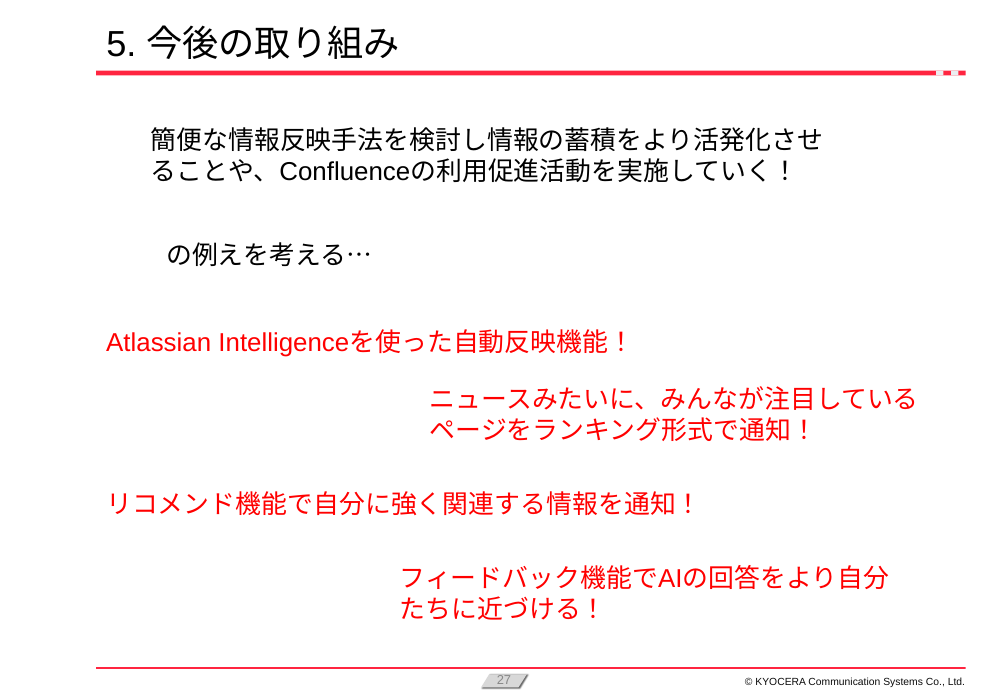
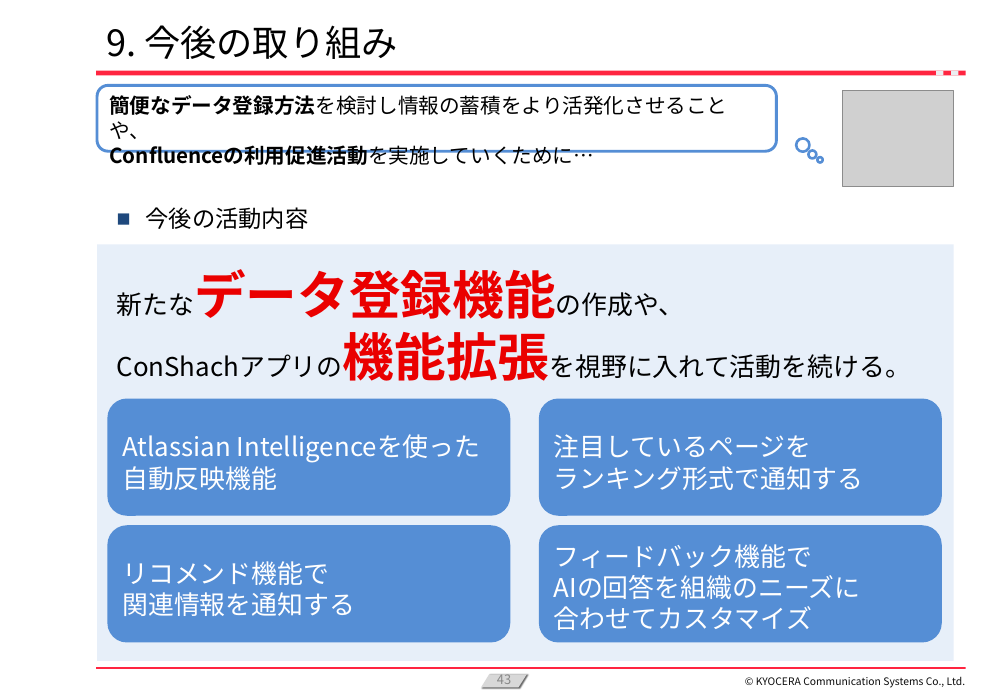
Before and after one commit to KanataOsako/SCSA, a slide deck: slide 43 of src/研究レポート/業務改善【大迫かなた】2024年予選会資料.pptx (slide 27 before the commit). Drawn at 1008x698 pixels with LibreOffice and Linux fonts; fonts in the diff are those of the drawing; grey boxes stand for pictures; background and template pictures are left out. Boxes give left, top, right and bottom in pixels: in the first picture for what was removed or moved away, otherwise in the second. Text is boxed around its words. In the diff, an @@ line names an element or a change of style, - is before the commit and + after.

```diff
--- a/src/研究レポート/業務改善【大迫かなた】2024年予選会資料.pptx
+++ b/src/研究レポート/業務改善【大迫かなた】2024年予選会資料.pptx
@@ title at [106,25,398,59]: text changed; font Arial to Noto Sans CJK JP @@
-5. 今後の取り組み
+9. 今後の取り組み
@@ rounded rectangle "簡便なデータ登録方法を検討し情報の蓄積をより活発化させることや、": place and size @@
-rounded rectangle "簡便なデータ登録方法を検討し情報の蓄積をより活発化させることや、" at [151,127,824,182]
+rounded rectangle "簡便なデータ登録方法を検討し情報の蓄積をより活発化させることや、" at [97,86,776,152]
@@ rounded rectangle "簡便なデータ登録方法を検討し情報の蓄積をより活発化させることや、" at [97,86,776,152]: fill none to #FFFFFF; outline none to #558ED5 2.25 pt @@
@@ text in rounded rectangle at [109,95,727,165]: text changed; size 20 to 16 pt; font Arial to Noto Sans CJK JP @@
-簡便な情報反映手法を検討し情報の蓄積をより活発化させることや、Confluenceの利用促進活動を実施していく！
+簡便なデータ登録方法を検討し情報の蓄積をより活発化させることや、
+Confluenceの利用促進活動を実施していくために…
@@ picture added at [842,91,954,186] @@
@@ ellipse added at [797,139,810,152], outline #558ED5 2 pt @@
@@ ellipse added at [809,151,817,159], outline #558ED5 2 pt @@
@@ ellipse added at [818,157,824,163], outline #558ED5 2 pt @@
@@ text added at [146,207,309,229], 18 pt, text #000000 @@
+■ 今後の活動内容
@@ rectangle added at [97,245,954,662], fill #E7EFF9 @@
@@ text removed at [166,242,372,266] @@
-の例えを考える…
@@ text added at [194,269,911,378], 20 pt, text #000000 @@
+新たなデータ登録機能の作成や、
+ConShachアプリの機能拡張を視野に入れて活動を続ける。
@@ text removed at [106,330,634,357] @@
-Atlassian Intelligenceを使った自動反映機能！
@@ rounded rectangle added at [107,398,510,516], fill #558ED5, 20 pt, text #FFFFFF @@
+Atlassian Intelligenceを使った
+自動反映機能
@@ rounded rectangle "注目しているページを": place and size @@
-rounded rectangle "注目しているページを" at [430,386,919,441]
+rounded rectangle "注目しているページを" at [539,398,942,516]
@@ text in rounded rectangle at [554,434,864,490]: text changed; font Arial to Noto Sans CJK JP; text colour #FF0000 to #FFFFFF @@
-ニュースみたいに、みんなが注目しているページをランキング形式で通知！
+注目しているページを
+ランキング形式で通知する
@@ vertical alignment top to middle; fill none to #558ED5 in 3 elements at [539,398,942,516], [539,525,942,642], [107,525,510,642] @@
@@ rounded rectangle "リコメンド機能で": place and size @@
-rounded rectangle "リコメンド機能で" at [106,491,702,515]
+rounded rectangle "リコメンド機能で" at [107,525,510,642]
@@ rounded rectangle "フィードバック機能で": place and size @@
-rounded rectangle "フィードバック機能で" at [400,565,890,589]
+rounded rectangle "フィードバック機能で" at [539,525,942,642]
@@ text in rounded rectangle at [122,561,355,616]: text changed; font Arial to Noto Sans CJK JP; text colour #FF0000 to #FFFFFF @@
-リコメンド機能で自分に強く関連する情報を通知！
+リコメンド機能で
+関連情報を通知する
@@ text in rounded rectangle at [554,544,861,630]: text changed; font Arial to Noto Sans CJK JP; text colour #FF0000 to #FFFFFF @@
-フィードバック機能でAIの回答をより自分たちに近づける！
+フィードバック機能で
+AIの回答を組織のニーズに
+合わせてカスタマイズ
@@ page number at [497,674,511,689]: text changed; font Arial to Noto Sans CJK JP @@
-27
+43
@@ text "© KYOCERA Communication Systems Co., ..." at [756,677,965,688]: font Arial to Noto Sans CJK JP @@
```
Also in this commit, not shown: 22 other slides changed, 23 slides added, 6 slides removed, 2 other files.
